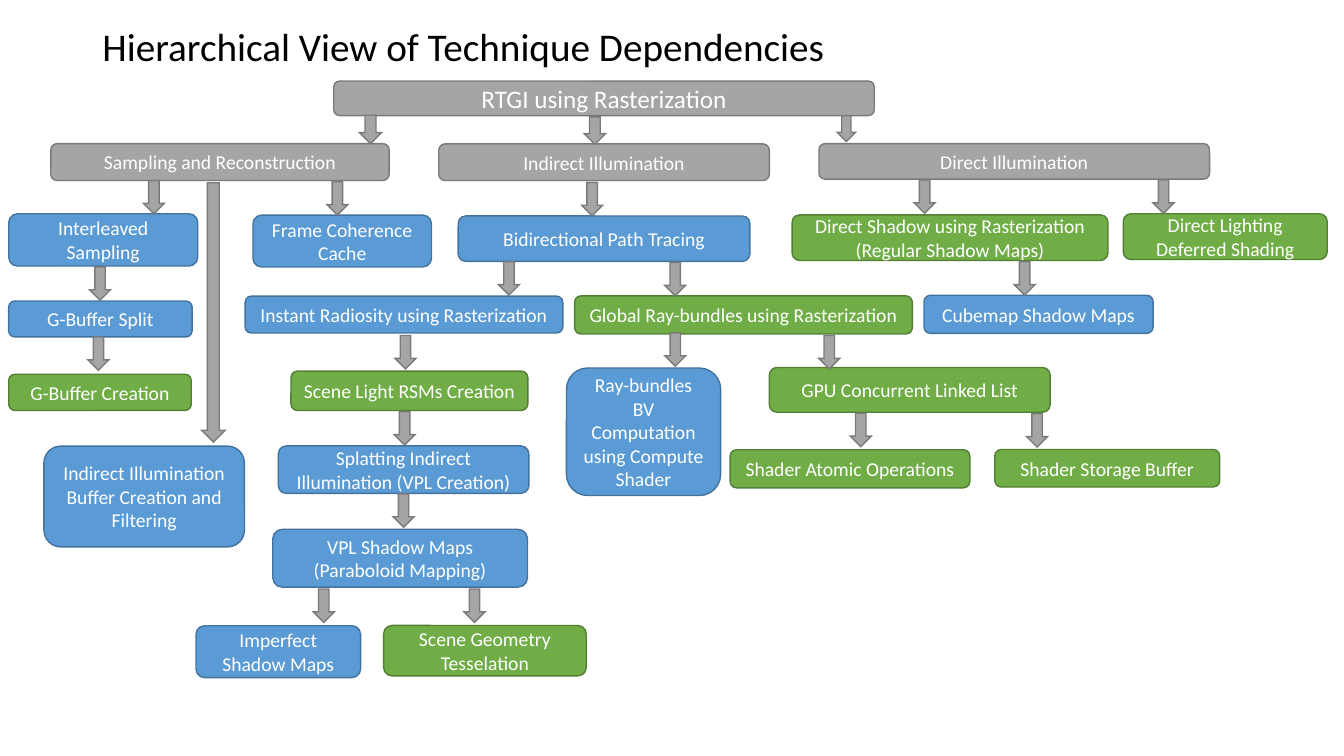
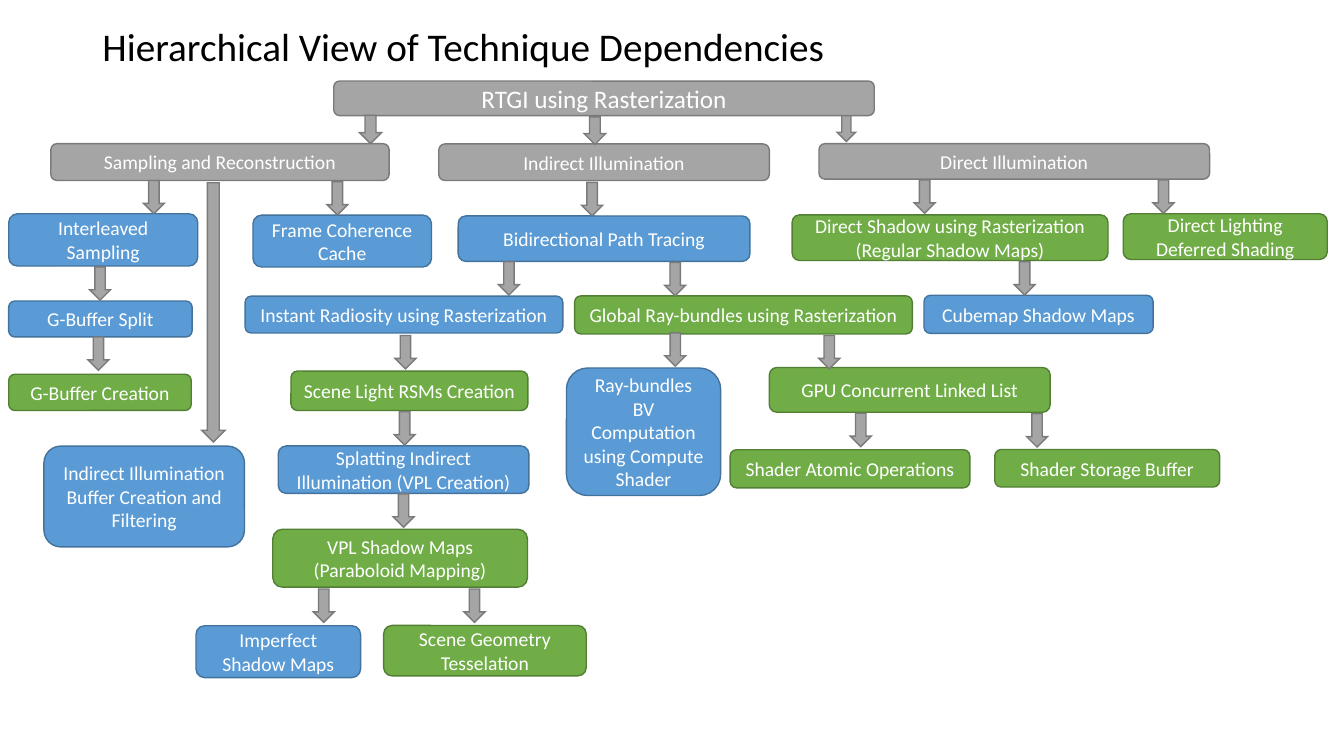
Before and after one commit to jazzboysc/RTGI, a slide deck: slide 3 of Docs/RTGI using rasterization.pptx. Drawn at 1344x756 pixels with LibreOffice and Linux fonts; fonts in the diff are those of the drawing. Boxes give left, top, right and bottom in pixels: in the first picture for what was removed or moved away, otherwise in the second. Text is boxed around its words. In the diff, an @@ line names an element or a change of style, - is before the commit and + after.

```diff
--- a/Docs/RTGI using rasterization.pptx
+++ b/Docs/RTGI using rasterization.pptx
@@ rounded rectangle "VPL Shadow Maps (Paraboloid Mapping)" at (x1=273, y1=529, x2=528, y2=587): fill #5B9BD5 to #70AD47; outline #43739E 1 pt to #538035 1 pt @@
```
Also in this commit, not shown: 5 other files.
